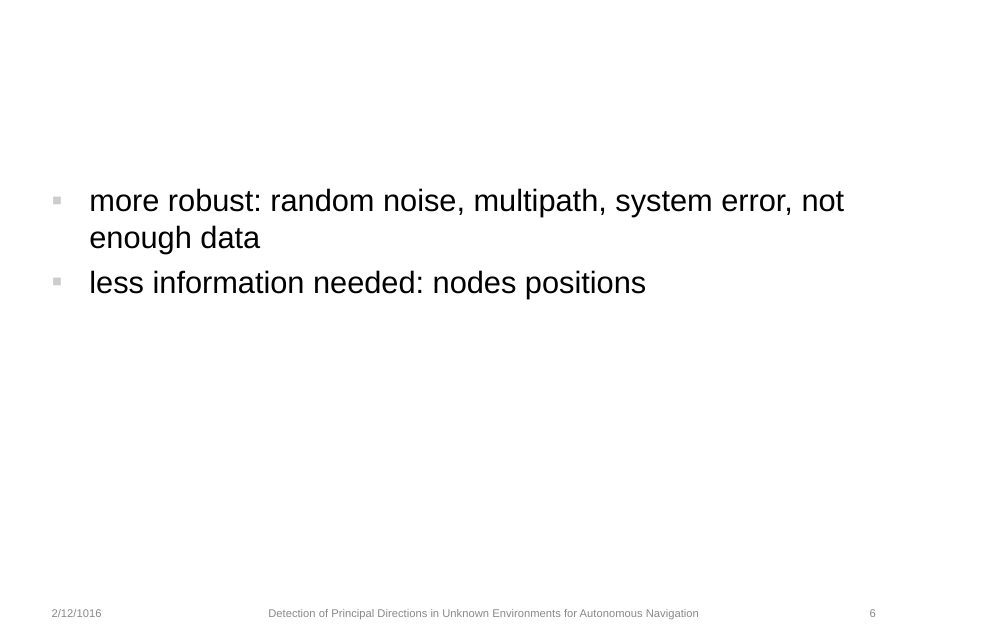
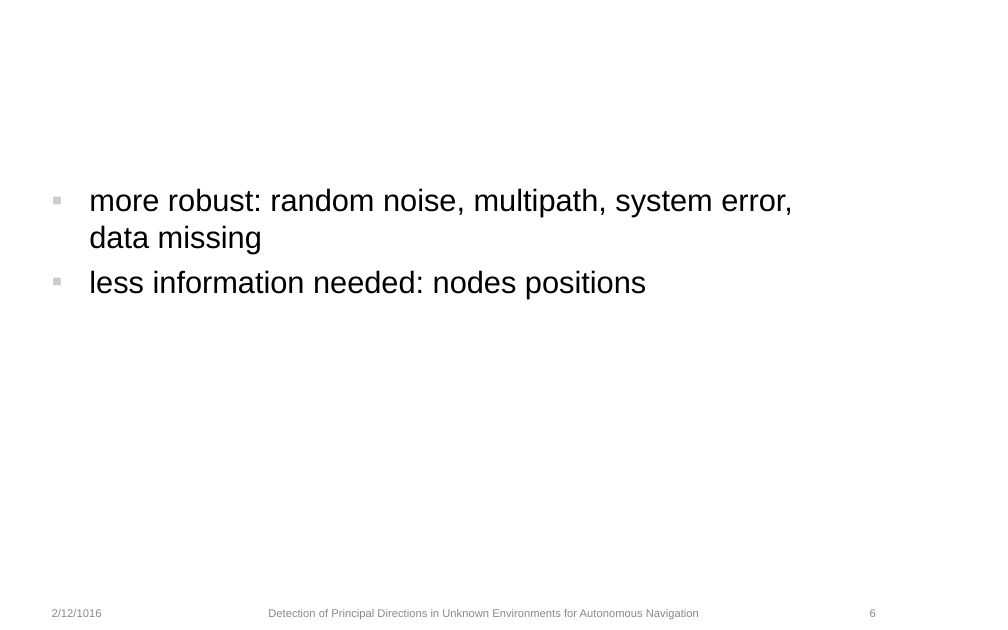
Before and after one commit to yitong-quan/thesis_indoorLocalization, a slide deck: slide 6 of text_editing/ppt/Zwischenpraesentation.ppt. Drawn at 1008x630 pixels with LibreOffice and Linux fonts; fonts in the diff are those of the drawing; background and template pictures are left out. Boxes give left, top, right and bottom in pixels: in the first picture for what was removed or moved away, otherwise in the second. Text is boxed around its words. In the diff, an @@ line names an element or a change of style, - is before the commit and + after.

```diff
--- a/text_editing/ppt/Zwischenpraesentation.ppt
+++ b/text_editing/ppt/Zwischenpraesentation.ppt
@@ text at box(89, 188, 793, 254): text changed @@
-▪ more robust: random noise, multipath, system error, not enough data
+▪ more robust: random noise, multipath, system error, data missing
```
Also in this commit, not shown: 6 other slides changed, 8 slides added, 15 other files.
